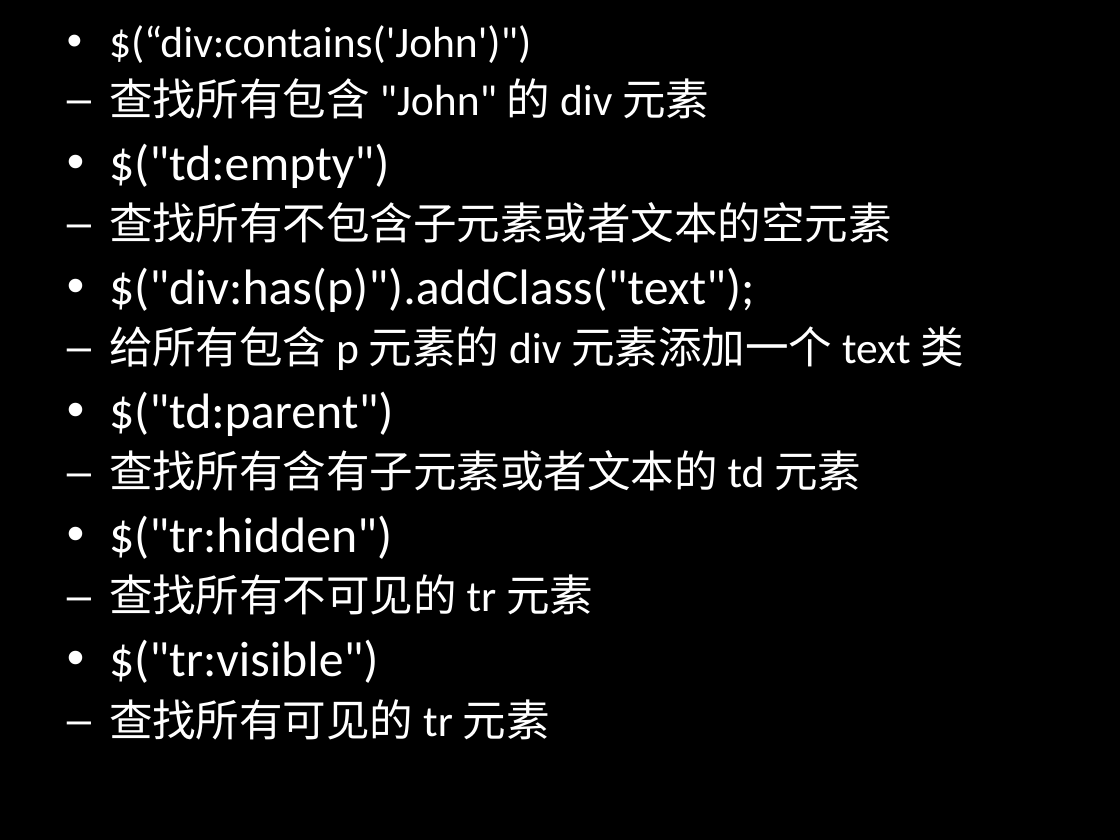
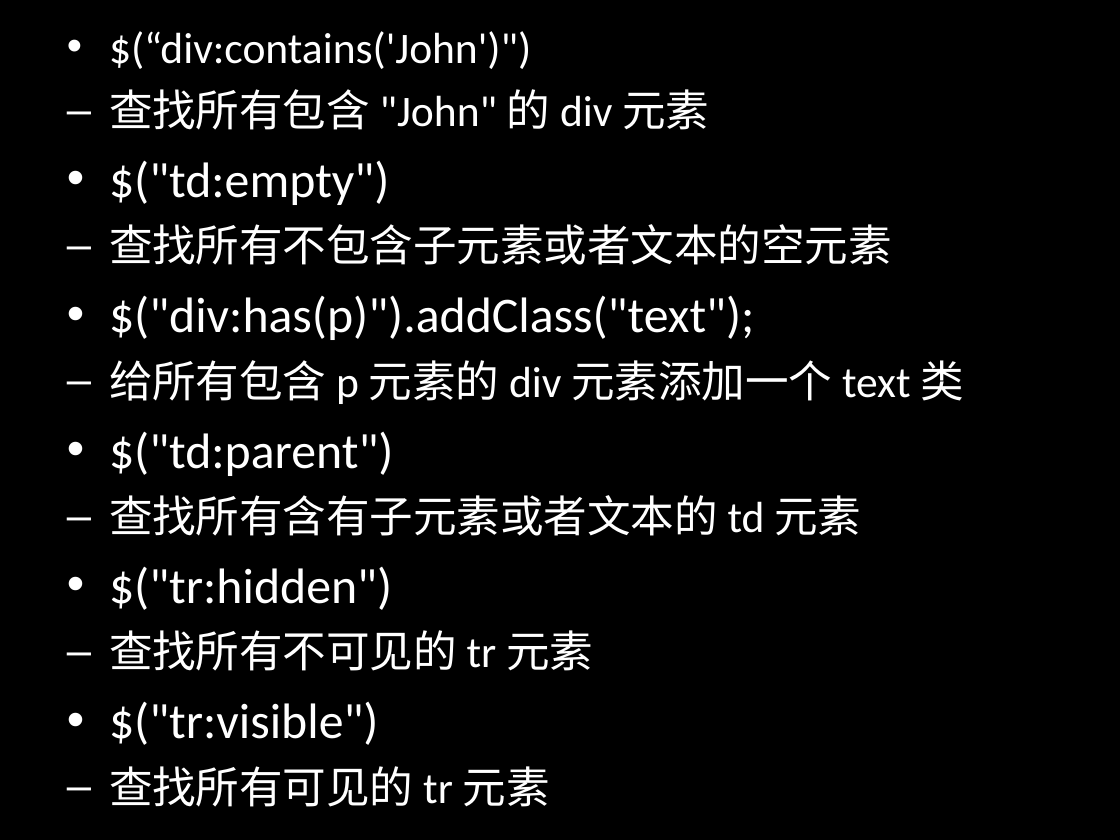
Before and after one commit to jianganglu/share-jquery-basic, a slide deck: slide 11 of jQuery基础应用.ppt. Drawn at 1120x840 pixels with LibreOffice and Linux fonts; fonts in the diff are those of the drawing. Boxes give left, top, right and bottom in pixels: in the first picture for what was removed or moved away, otherwise in the second. Text is boxed around its words. In the diff, an @@ line names an element or a change of style, - is before the commit and + after.

```diff
--- a/jQuery基础应用.ppt
+++ b/jQuery基础应用.ppt
@@ text "$(“div:contains('John')")" at [109, 31, 965, 807]: line spacing 0.9 to 1 @@
```
Also in this commit, not shown: 2 other slides changed, 1 slide added, 9 other files.
